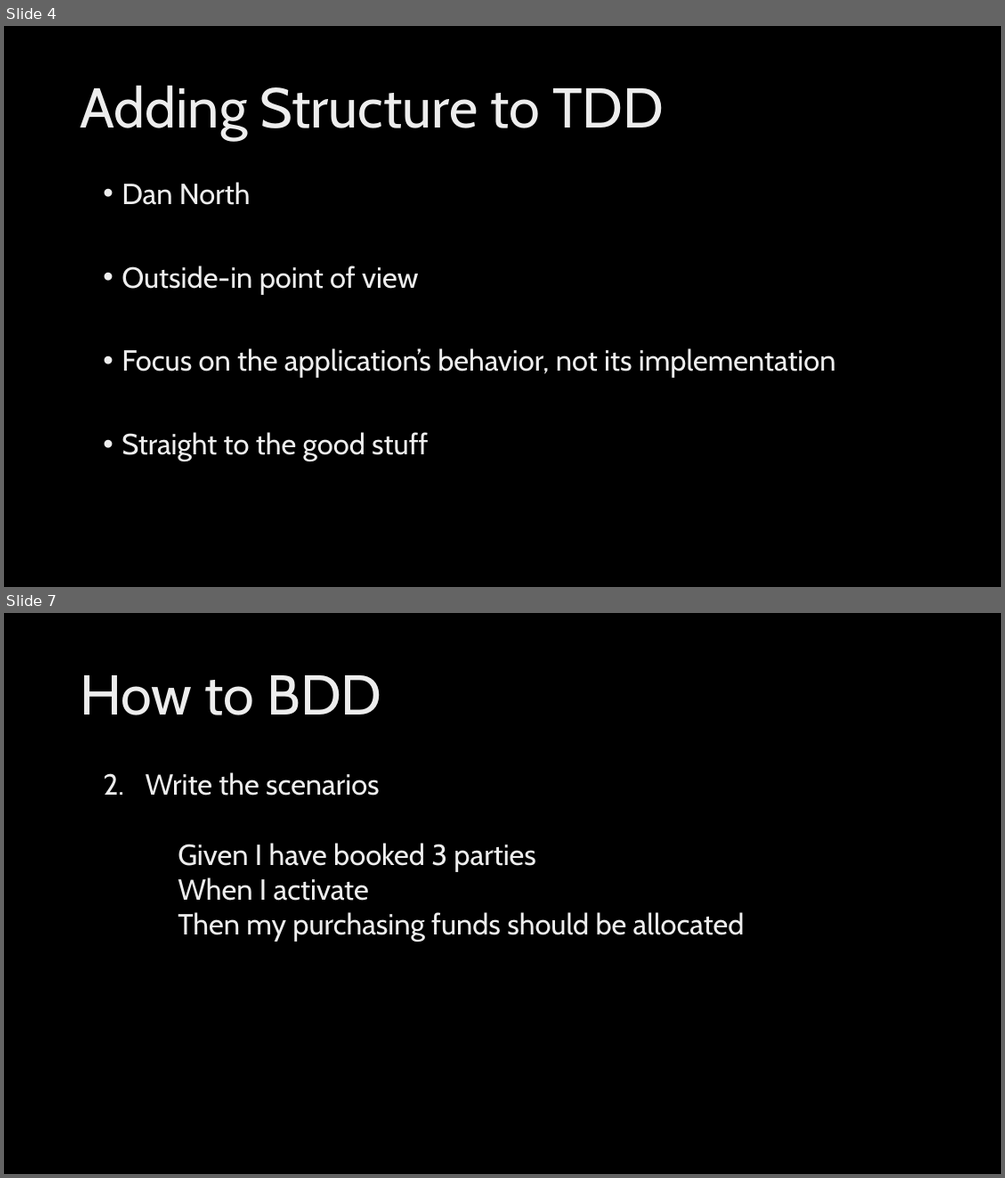
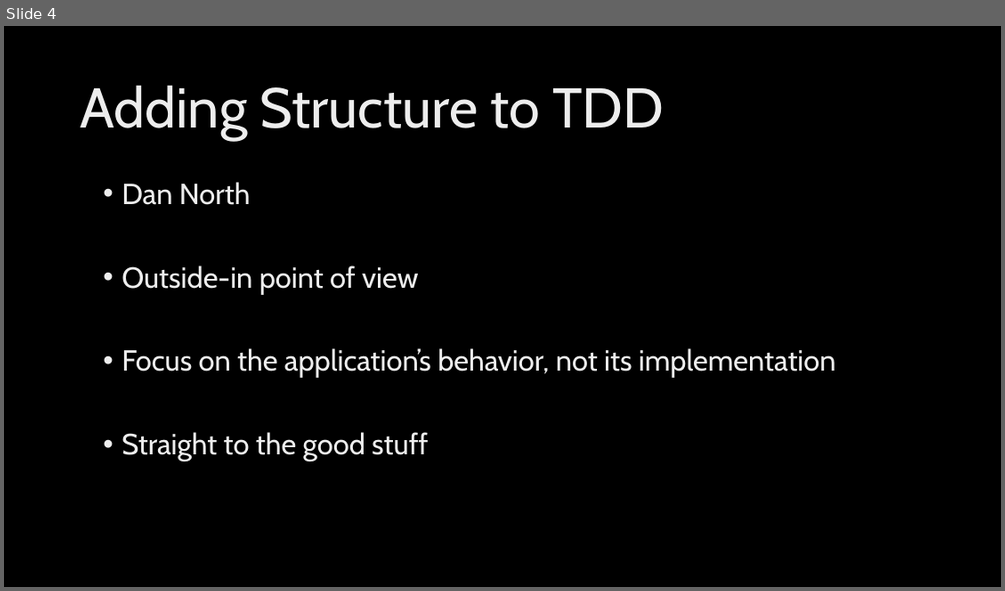
Before and after one commit to ingramam/BDD-lunch-and-learn, a slide deck: BDD.pptx. Shown one above the other, each under a label of ours: slides 4 and 7 before the commit, slide 4 after it; the slides between them are not shown. The pictures are 1005x1178 and 1005x591 pixels, drawn with LibreOffice and Linux fonts; fonts in the diff are those of the drawing; background and template pictures are left out. Boxes give left, top, right and bottom in pixels: in the first picture for what was removed or moved away, otherwise in the second. Text is boxed around its words. In the diff, an @@ line names an element or a change of style, - is before the commit and + after.

```diff
--- a/BDD.pptx
+++ b/BDD.pptx
@@ slide 7 removed at <box>4,613,1001,1174</box>, background picture (left out) @@
@@ title removed at <box>80,675,381,715</box> @@
-How to BDD
@@ text removed at <box>146,772,744,941</box> @@
-2. Write the scenarios
-Given I have booked 3 parties
-When I activate
-Then my purchasing funds should be allocated
```
Also in this commit, not shown: 2 slides changed, 6 slides added, 2 other slides removed, 2 other files.
